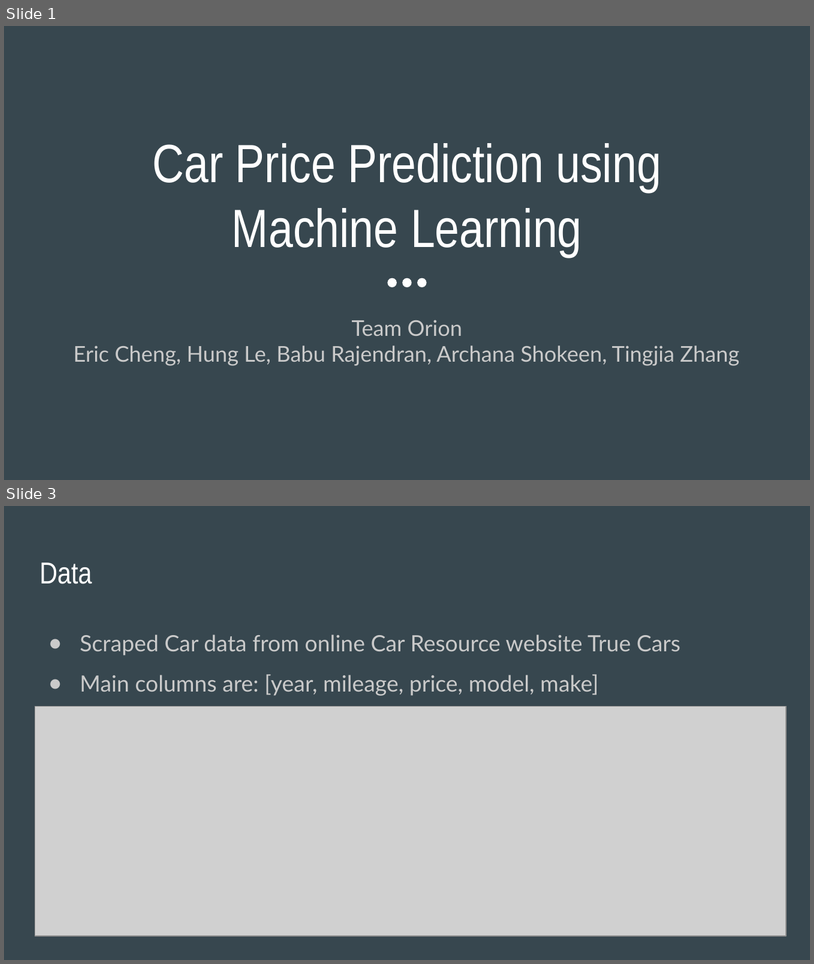
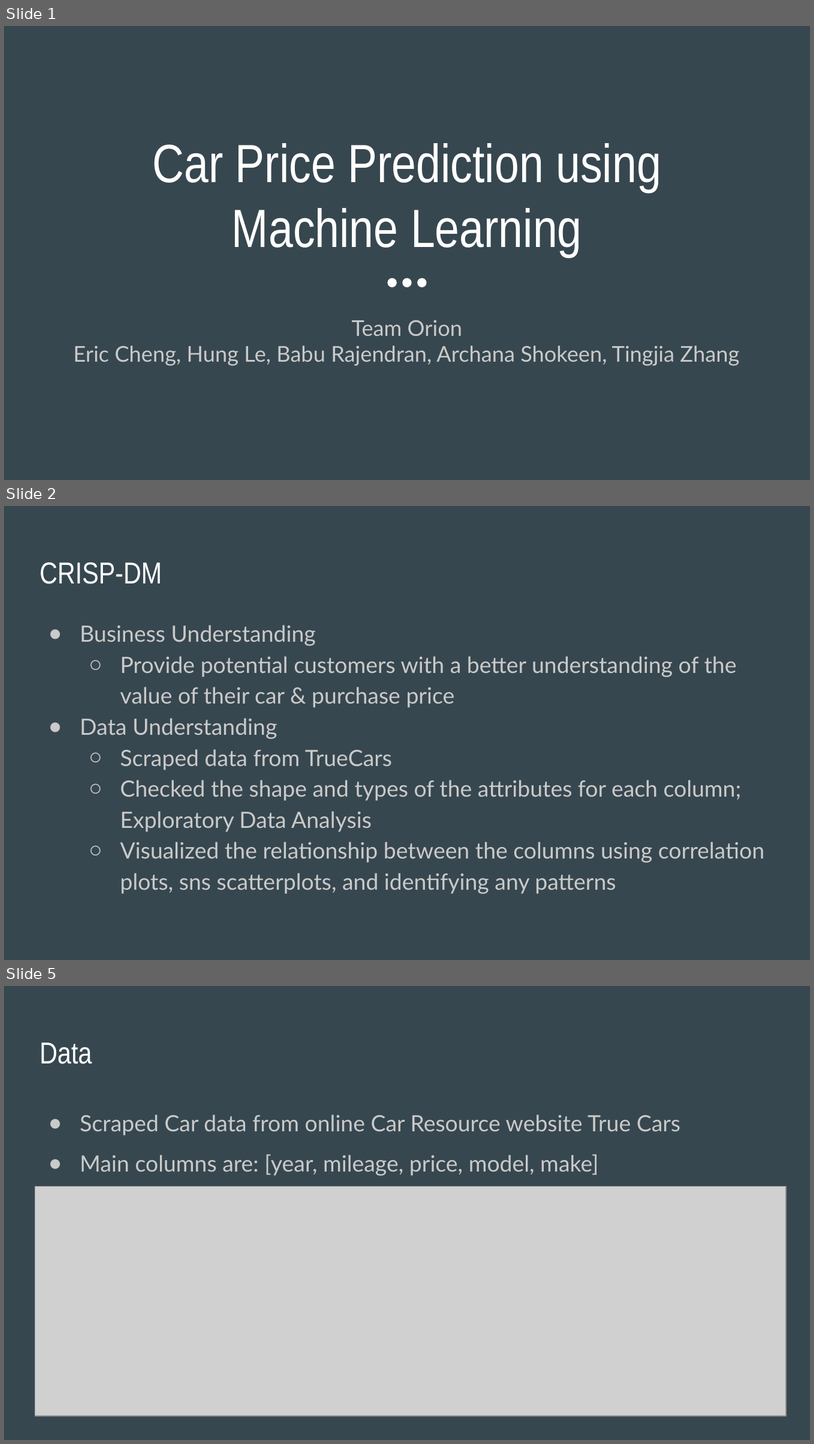
Before and after one commit to cmpe255-orion/car-price-prediction, a slide deck: documentation/Project Powerpoint.pptx. Shown one above the other, each under a label of ours: slides 1 and 3 before the commit, slides 1, 2 and 5 after it; the slides between them are not shown. The pictures are 814x964 and 814x1444 pixels, drawn with LibreOffice and Linux fonts; fonts in the diff are those of the drawing; grey boxes stand for pictures. Boxes give left, top, right and bottom in pixels: in the first picture for what was removed or moved away, otherwise in the second. Text is boxed around its words. In the diff, an @@ line names an element or a change of style, - is before the commit and + after.

```diff
--- a/documentation/Project Powerpoint.pptx
+++ b/documentation/Project Powerpoint.pptx
@@ slide 2 added at [4, 506, 810, 960], background #37474F @@
@@ title added at [39, 562, 162, 584], 27 pt, text #FFFFFF @@
+CRISP-DM
@@ text added at [80, 625, 765, 894], 20 pt, text #CACACA @@
+● Business Understanding
+  ○ Provide potential customers with a better understanding of the value of their car & purchase price
+● Data Understanding
+  ○ Scraped data from TrueCars
+  ○ Checked the shape and types of the attributes for each column; Exploratory Data Analysis
+  ○ Visualized the relationship between the columns using correlation plots, sns scatterplots, and identifying any patterns
@@ what was slide 3 is now slide 5 @@
```
Also in this commit, not shown: 2 other slides added, 1 slide removed, 1 other file.
